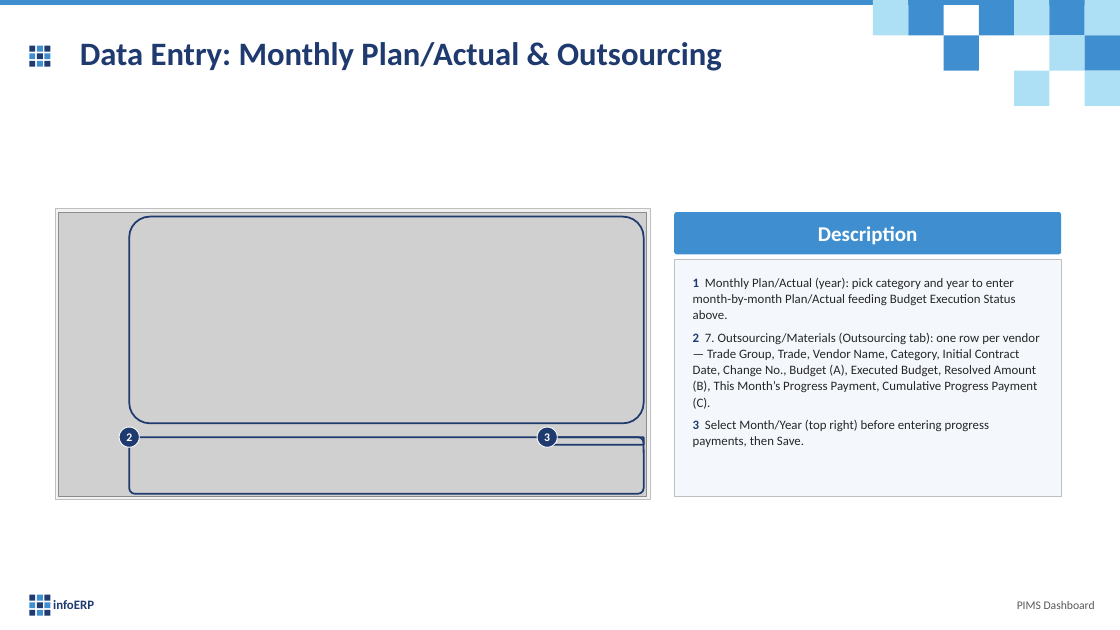
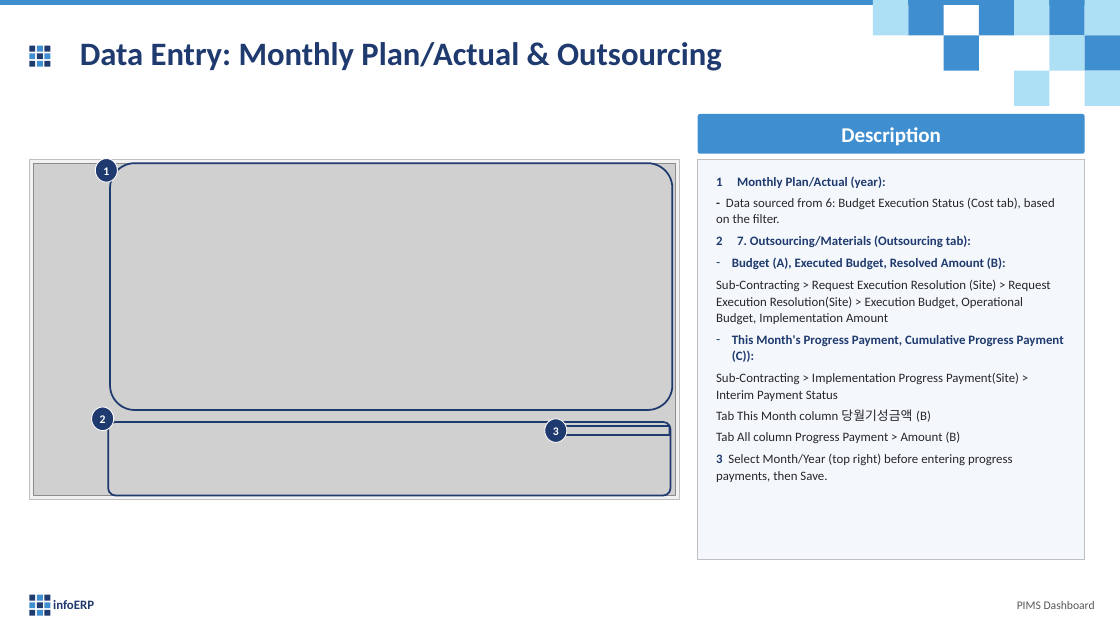
Before and after one commit to truongCLT/PIMS-DASHBOARD, a slide deck: slide 30 of docs/PIMS_Dashboard_User_Guide_Condensed.pptx (slide 27 before the commit). Drawn at 1120x630 pixels with LibreOffice and Linux fonts; fonts in the diff are those of the drawing; grey boxes stand for pictures. Boxes give left, top, right and bottom in pixels: in the first picture for what was removed or moved away, otherwise in the second. Text is boxed around its words. In the diff, an @@ line names an element or a change of style, - is before the commit and + after.

```diff
--- a/docs/PIMS_Dashboard_User_Guide_Condensed.pptx
+++ b/docs/PIMS_Dashboard_User_Guide_Condensed.pptx
@@ rounded rectangle "Description": place and size @@
-rounded rectangle "Description" at [675,212,1062,254]
+rounded rectangle "Description" at [698,114,1086,154]
@@ rectangle: place and size @@
-rectangle at [55,208,650,500]
+rectangle at [29,160,680,500]
@@ picture: place and size @@
-picture at [59,212,647,497]
+picture at [33,163,676,496]
@@ ellipse added at [95,159,117,182], fill #1F3A6E, outline #FFFFFF 0.75 pt, 10 pt, text #FFFFFF, bold @@
+1
@@ rounded rectangle: place and size @@
-rounded rectangle at [129,217,644,423]
+rounded rectangle at [110,163,672,410]
@@ rectangle: place and size @@
-rectangle at [675,260,1062,497]
+rectangle at [698,160,1086,560]
@@ text "Monthly Plan/Actual (year):": place and size @@
-text "Monthly Plan/Actual (year):" at [693,278,1040,447]
+text "Monthly Plan/Actual (year):" at [716,176,1064,482]
@@ text at [716,176,1064,443]: text changed @@
-1 Monthly Plan/Actual (year): pick category and year to enter month-by-month Plan/Actual feeding Budget Execution Status above.
-2 7. Outsourcing/Materials (Outsourcing tab): one row per vendor — Trade Group, Trade, Vendor Name, Category, Initial Contract Date, Change No., Budget (A), Executed Budget, Resolved Amount (B), This Month’s Progress Payment, Cumulative Progress Payment (C).
+1 Monthly Plan/Actual (year):
+- Data sourced from 6: Budget Execution Status (Cost tab), based on the filter.
+2 7. Outsourcing/Materials (Outsourcing tab):
+– Budget (A), Executed Budget, Resolved Amount (B):
+Sub-Contracting > Request Execution Resolution (Site) > Request Execution Resolution(Site) > Execution Budget, Operational Budget, Implementation Amount
+– This Month's Progress Payment, Cumulative Progress Payment (C)):
+Sub-Contracting > Implementation Progress Payment(Site) > Interim Payment Status
+Tab This Month column 당월기성금액 (B)
+Tab All column Progress Payment > Amount (B)
@@ ellipse "2": place and size @@
-ellipse "2" at [119,427,139,447]
+ellipse "2" at [92,408,113,431]
@@ ellipse "3": place and size @@
-ellipse "3" at [537,427,557,447]
+ellipse "3" at [545,419,567,443]
@@ rounded rectangle: place and size @@
-rounded rectangle at [129,437,644,493]
+rounded rectangle at [108,422,670,496]
@@ rounded rectangle: place and size @@
-rounded rectangle at [547,437,644,444]
+rounded rectangle at [565,426,670,435]
```
Also in this commit, not shown: 36 other slides changed, 4 slides added, 1 slide removed, 7 other files.
